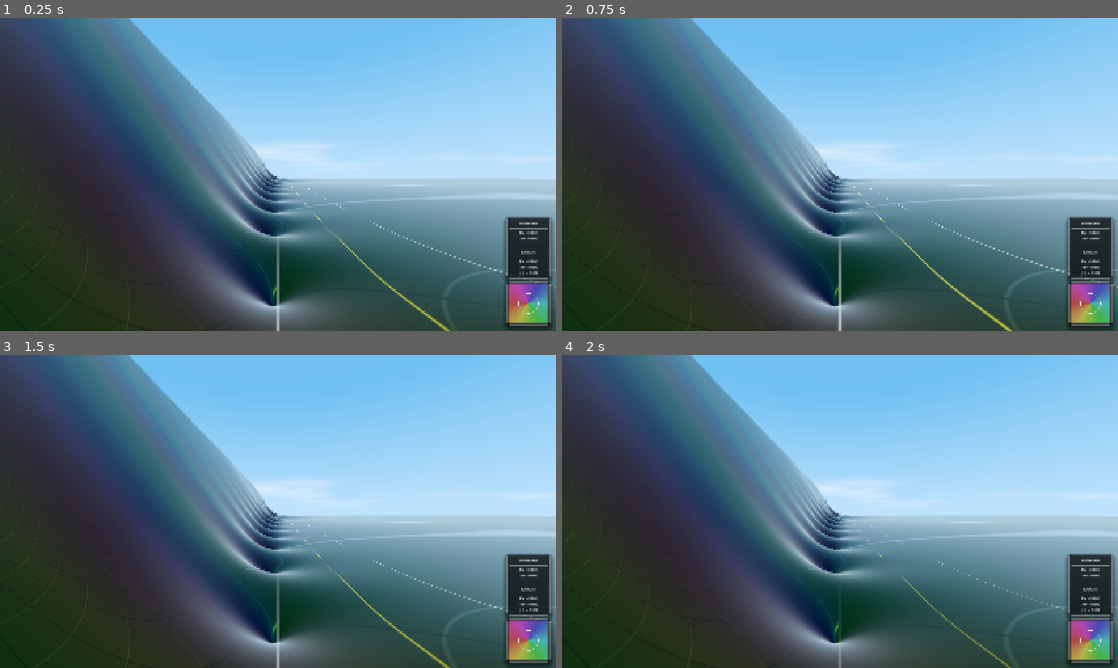
Above: before the commit, frames 1-4 (two rows, left to right).
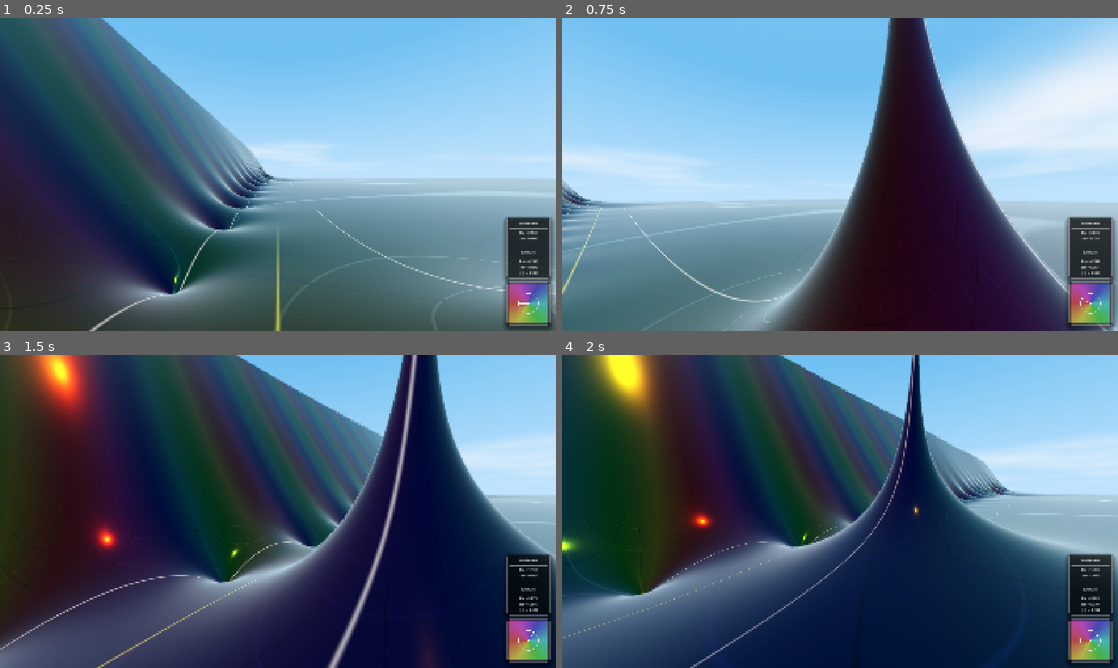
Above: after the commit, the same moments.

Repository: allanino/complex-functions-explorer
Game: Godot game, scene res://scenes/main.tscn
Same seed, same stepped clock (60 frames per second), same inputs: the game is played once before the commit and once after it.
Inputs (mouse positions are in pixels of both pictures, inside the frame that each line leads up to):
- Up to frame 1 (0.25 s): no input
- Up to frame 2 (0.75 s): tap Enter at 0.5 s; move the mouse to (962, 158) at 0.52 s; hold D (move_right) from 0.53 s (still down); tap G at 0.6 s; click (962, 158) at 0.67 s
- Up to frame 3 (1.5 s): tap Space at 0.77 s; move the mouse to (166, 527) at 1.27 s; release D (move_right) at 1.28 s; hold S (move_backward) from 1.28 s (still down); tap N at 1.35 s
- Up to frame 4 (2 s): keep holding S (move_backward); tap Space at 1.52 s

The runs differ from the first frame. In frame 1, 34% of the frame differs, in the area x 0-100%, y 0-100%; in frame 2, 80%; in frame 3, 82%; in frame 4, 79%.
Error before the commit: Parse Error: There is already a variable named "scale_factor" declared in this scope. (res://scripts/player_controller.gd:214)

Commit message:
Fix scale_factor

Diff:
--- a/scripts/player_controller.gd
+++ b/scripts/player_controller.gd
@@ -211,7 +211,6 @@
 	global_position.y = terrain_h + Config.camera_height / Config.effective_zoom + height_offset
 
 	# Multivalued branch crossing detection
-	var scale_factor = 1.0 / Config.effective_zoom
 	var current_t = -global_position.z * 0.1 * scale_factor
 	var current_sigma = global_position.x * 0.1 * scale_factor
 
